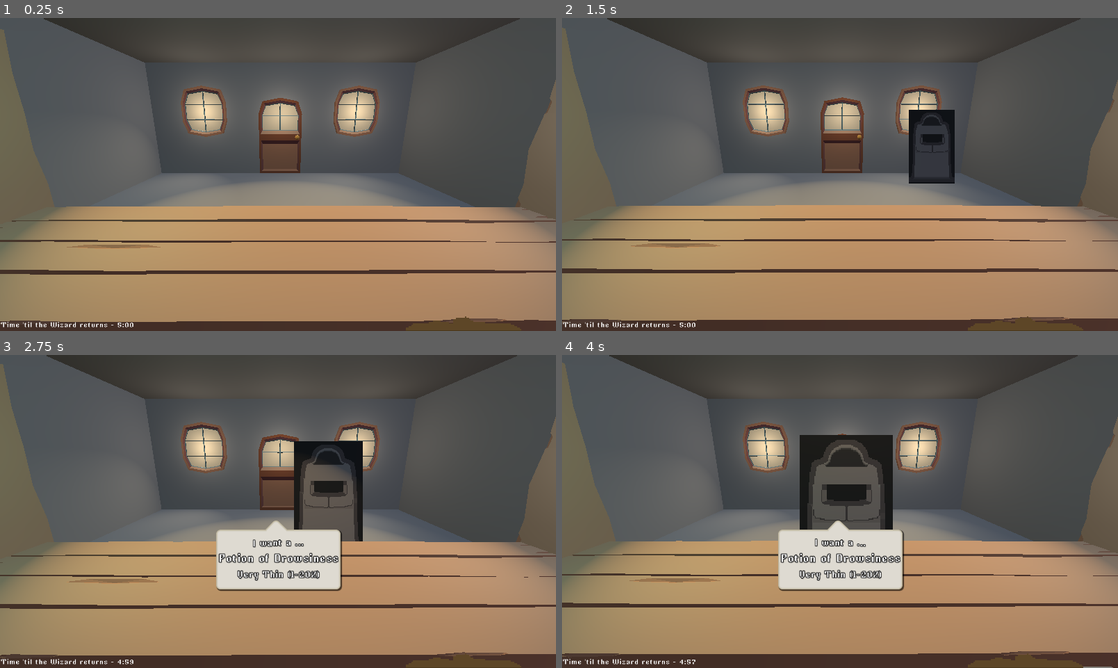
Above: before the commit, frames 1-4 (two rows, left to right).
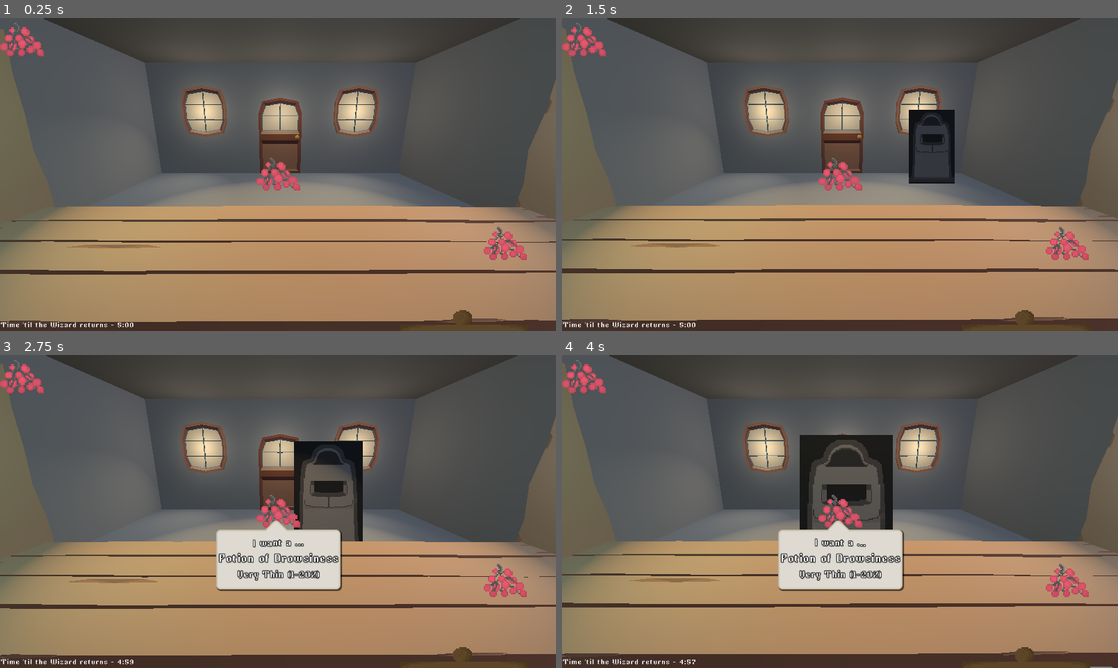
Above: after the commit, the same moments.

Repository: abilliontrillionstars/potion-meld
Game: Godot game, scene res://Scenes/game.tscn
Two runs of this game, one before a commit and one after it. Both use one fixed random seed, a clock stepped at 60 frames per second and the inputs below.
Inputs (mouse positions are in pixels of both pictures, inside the frame that each line leads up to):
- Up to frame 1 (0.25 s): no input
- Up to frame 2 (1.5 s): click (795, 143) at 0.5 s; click (584, 39) at 1.27 s
- Up to frame 3 (2.75 s): click (233, 480) at 2 s
- Up to frame 4 (4 s): click (584, 376) at 2.77 s; click (795, 480) at 3.5 s

The runs differ from the first frame. In frame 1, 1.2% of the frame differs, in the area x 0-95%, y 1-97%; in frame 2, 1.2%; in frame 3, 1.2%; in frame 4, 1.2%.

Commit message:
proof shelf autofilling

Diff:
--- a/potion-meld/Scenes/hud.tscn
+++ b/potion-meld/Scenes/hud.tscn
@@ -1,12 +1,14 @@
-[gd_scene load_steps=12 format=3 uid="uid://c5b7v6shhr20q"]
-
-[ext_resource type="Texture2D" uid="uid://bb37pfg4ipych" path="res://Textures/component drawer.png" id="1_t1xeu"]
+[gd_scene load_steps=14 format=3 uid="uid://c5b7v6shhr20q"]
+
+[ext_resource type="Texture2D" uid="uid://c2mgjgklms2ne" path="res://Textures/component drawer.png" id="1_t1xeu"]
 [ext_resource type="Script" uid="uid://g1cpupsbd43p" path="res://Scripts/drawer.gd" id="2_36asn"]
-[ext_resource type="Script" path="res://Scenes/inventory_slot.gd" id="3_8jye8"]
-[ext_resource type="FontFile" uid="uid://6kua1c3ypbxu" path="res://Fonts/Tkachevica-7px Regular.ttf" id="4_43w4t"]
-[ext_resource type="Script" path="res://Scripts/day_timer.gd" id="5_7gr8i"]
+[ext_resource type="Script" uid="uid://d4p2dgvrtueg" path="res://Scenes/inventory_slot.gd" id="3_8jye8"]
+[ext_resource type="Script" uid="uid://b66vnc1r6v4yn" path="res://Scenes/ingredient_shelf.gd" id="4_7gr8i"]
+[ext_resource type="FontFile" uid="uid://b61rwkqcryrsp" path="res://Fonts/Tkachevica-7px Regular.ttf" id="4_43w4t"]
+[ext_resource type="Script" uid="uid://bxgvk8ylb04a7" path="res://Scripts/day_timer.gd" id="5_7gr8i"]
 [ext_resource type="PackedScene" uid="uid://dptcbm8j2kgv1" path="res://Scenes/PackedScenes/customer_view.tscn" id="6_36asn"]
-[ext_resource type="Script" path="res://Scripts/draggable_item.gd" id="7_8jye8"]
+[ext_resource type="Script" uid="uid://dwkw5uf1x2pmu" path="res://Scripts/draggable_item.gd" id="7_8jye8"]
+[ext_resource type="Texture2D" uid="uid://dqtdbtyr8qiup" path="res://Textures/grapesofwrath.png" id="7_43w4t"]
 
 [sub_resource type="Animation" id="Animation_rfjv2"]
 length = 0.001
@@ -149,6 +151,59 @@
 offset_bottom = 152.333
 script = ExtResource("3_8jye8")
 
+[node name="IngredientShelf" type="Node" parent="."]
+script = ExtResource("4_7gr8i")
+
+[node name="ShelfSlot1" type="Control" parent="IngredientShelf"]
+layout_mode = 3
+anchor_right = 0.018
+anchor_bottom = 0.02
+offset_left = -1.0
+offset_top = -1.0
+offset_right = 97.264
+offset_bottom = 105.04
+mouse_filter = 2
+
+[node name="ShelfSlot2" type="Control" parent="IngredientShelf"]
+layout_mode = 3
+anchor_right = 0.018
+anchor_bottom = 0.02
+offset_left = 78.0
+offset_top = 231.0
+offset_right = 176.264
+offset_bottom = 337.04
+mouse_filter = 2
+
+[node name="ShelfSlot3" type="Control" parent="IngredientShelf"]
+layout_mode = 3
+anchor_right = 0.018
+anchor_bottom = 0.02
+offset_left = 333.0
+offset_top = 140.0
+offset_right = 431.264
+offset_bottom = 246.04
+mouse_filter = 2
+
+[node name="ShelfSlot4" type="Control" parent="IngredientShelf"]
+layout_mode = 3
+anchor_right = 0.018
+anchor_bottom = 0.02
+offset_left = 295.0
+offset_top = 302.0
+offset_right = 393.264
+offset_bottom = 408.04
+mouse_filter = 2
+
+[node name="ShelfSlot5" type="Control" parent="IngredientShelf"]
+layout_mode = 3
+anchor_right = 0.018
+anchor_bottom = 0.02
+offset_left = 169.0
+offset_top = 418.0
+offset_right = 267.264
+offset_bottom = 524.04
+mouse_filter = 2
+
 [node name="DayTimerTest" type="Label" parent="."]
 layout_mode = 1
 anchors_preset = 2
@@ -179,12 +234,12 @@
 [node name="DraggableItem" type="TextureButton" parent="."]
 texture_filter = 1
 layout_mode = 0
-offset_left = 276.0
-offset_top = 195.0
-offset_right = 316.0
-offset_bottom = 235.0
+offset_left = 1.0
+offset_right = 33.0
+offset_bottom = 32.0
 scale = Vector2(3, 3)
 mouse_filter = 1
+texture_normal = ExtResource("7_43w4t")
 script = ExtResource("7_8jye8")
 
 [connection signal="pressed" from="InventoryPopout" to="InventoryPopout" method="_on_pressed"]
@@ -201,6 +256,7 @@
 [connection signal="mouse_exited" from="InventoryPopout/InvSlot5" to="InventoryPopout/InvSlot5" method="_on_mouse_exited"]
 [connection signal="mouse_entered" from="InventoryPopout/InvSlot6" to="InventoryPopout/InvSlot6" method="_on_mouse_entered"]
 [connection signal="mouse_exited" from="InventoryPopout/InvSlot6" to="InventoryPopout/InvSlot6" method="_on_mouse_exited"]
+[connection signal="ready" from="IngredientShelf" to="IngredientShelf" method="_on_ready"]
 [connection signal="ready" from="DayTimerTest" to="DayTimerTest" method="_on_ready"]
 [connection signal="timeout" from="DayTimerTest/Timer" to="DayTimerTest" method="_on_timer_timeout"]
 [connection signal="button_down" from="DraggableItem" to="DraggableItem" method="_on_button_down"]
--- /dev/null
+++ b/potion-meld/Scenes/ingredient_shelf.gd
@@ -0,0 +1,10 @@
+extends Node
+
+@onready var IItem = $"../DraggableItem"
+
+func _ready() -> void:
+	for node in self.get_children():
+		node.add_child(IItem.duplicate())
+		var item = node.get_child(0)
+		item.current_slot = node
+		item.set_position(Vector2())
--- a/potion-meld/Scenes/inventory_slot.gd
+++ b/potion-meld/Scenes/inventory_slot.gd
@@ -1,6 +1,11 @@
 extends Control
 
 @onready var inv = get_node("../../InventoryPopout")
+
+func _ready() -> void:
+	self.mouse_entered.connect(_on_mouse_entered)
+	self.mouse_exited.connect(_on_mouse_exited)
+
 
 func _on_mouse_entered() -> void:
 	var slotnum = int(str(self.name)[-1])
--- a/potion-meld/Scripts/draggable_item.gd
+++ b/potion-meld/Scripts/draggable_item.gd
@@ -1,9 +1,7 @@
 extends TextureButton
 
 var current_slot: Control
-@onready var inv = $"../InventoryPopout"
-func _ready() -> void:
-	pass
+@onready var inv = $"/root/World/HUD/InventoryPopout"
 
 func _process(delta: float) -> void:
 	var dest: Vector2
@@ -12,7 +10,9 @@
 		dest = get_viewport().get_mouse_position()
 	elif current_slot:
 		dest = current_slot.global_position + (self.size * self.scale * 0.5)
-	var anchor = self.position - (self.size * self.scale * 0.5)
+	else:
+		dest = get_viewport_rect().get_center()
+	var anchor = self.global_position - (self.size * self.scale * 0.5)
 	self.set_position(lerp(anchor, dest, 0.5))
 
 
Not shown: 1 places in potion-meld/Scenes/game.tscn that only renumber resources
Not shown, added: potion-meld/Scenes/ingredient_shelf.gd.uid
Binary file changed: potion-meld/Textures/component drawer.png
